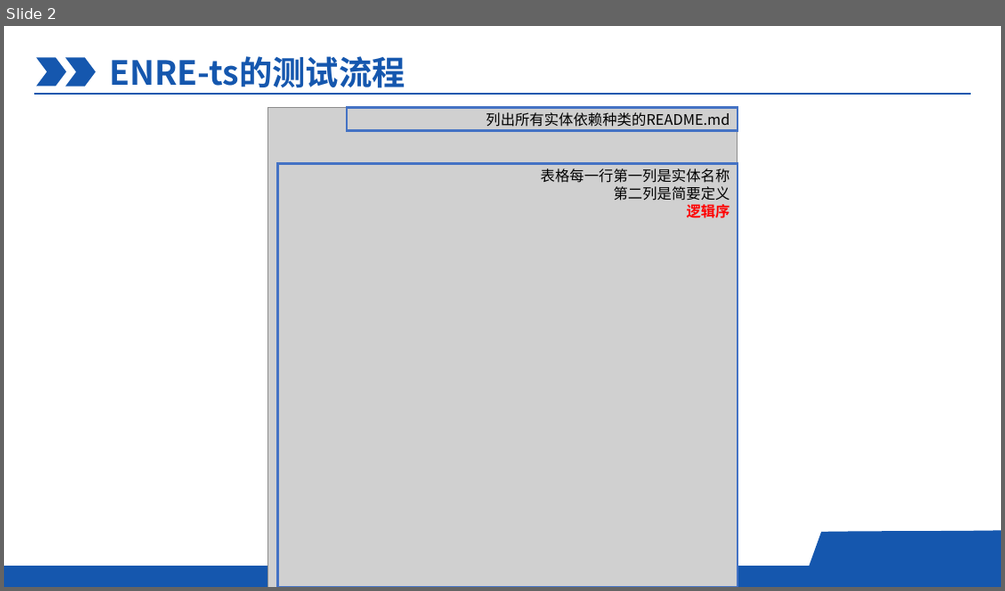
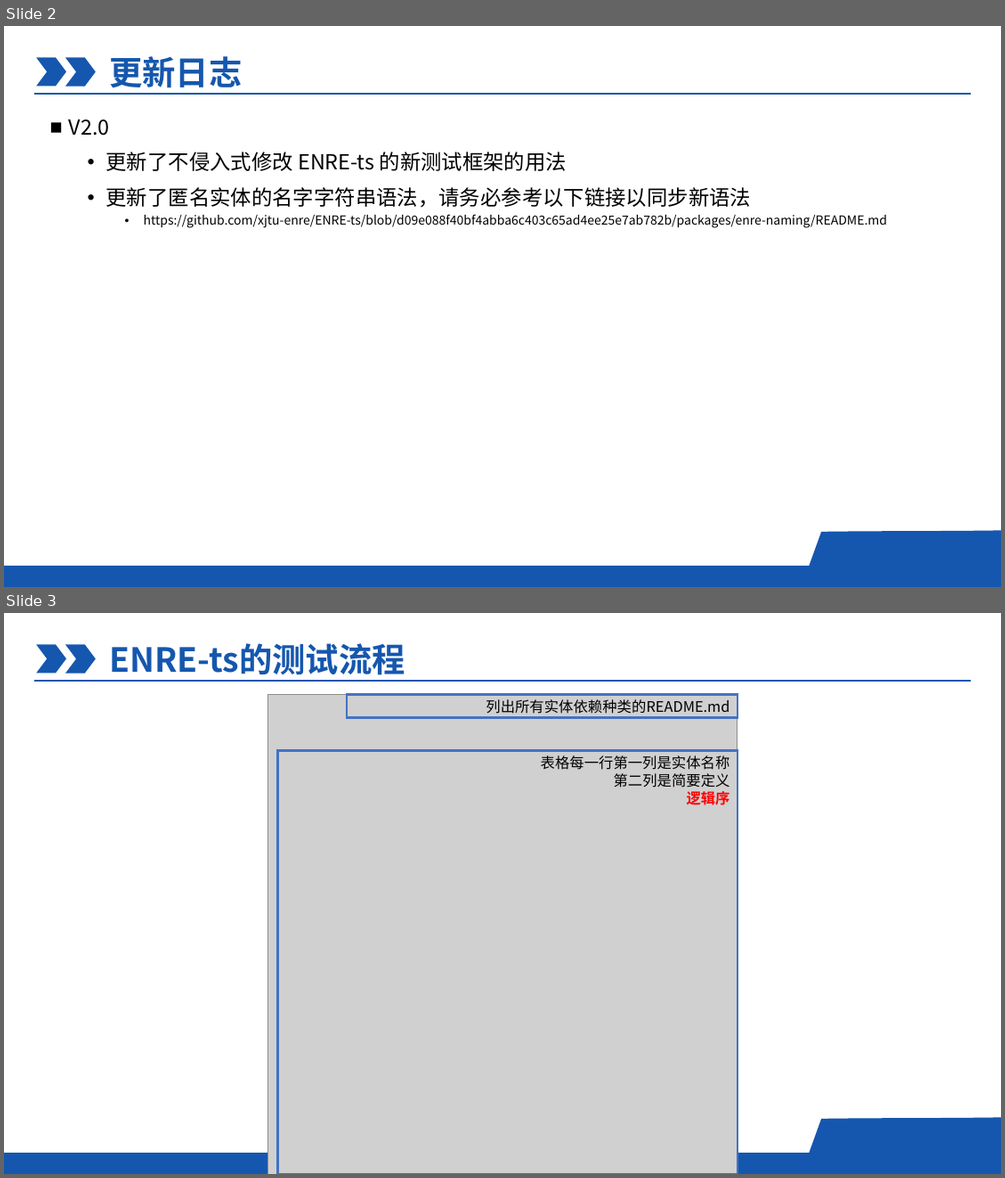
Before and after one commit to xjtu-enre/ENRE-workflow, a slide deck: DocTestGuide_CHS.pptx. Shown one above the other, each under a label of ours: slide 2 before the commit, slides 2 and 3 after it. The pictures are 1005x591 and 1005x1178 pixels, drawn with LibreOffice and Linux fonts; fonts in the diff are those of the drawing; grey boxes stand for pictures; background and template pictures are left out. Boxes give left, top, right and bottom in pixels: in the first picture for what was removed or moved away, otherwise in the second. Text is boxed around its words. In the diff, an @@ line names an element or a change of style, - is before the commit and + after.

```diff
--- a/DocTestGuide_CHS.pptx
+++ b/DocTestGuide_CHS.pptx
@@ slide 2 added at (x1=4, y1=26, x2=1001, y2=587), background #FFFFFF; not listed: 5 template elements that a slide beside it also shows @@
@@ text added at (x1=109, y1=56, x2=242, y2=94), 32 pt, text #1557AE, bold @@
+更新日志
@@ text added at (x1=69, y1=119, x2=887, y2=228), 12 pt, text #000000 @@
+■ V2.0
+  • 更新了不侵入式修改 ENRE-ts 的新测试框架的用法
+  • 更新了匿名实体的名字字符串语法，请务必参考以下链接以同步新语法
+    • https://github.com/xjtu-enre/ENRE-ts/blob/d09e088f40bf4abba6c403c65ad4ee25e7ab782b/packages/enre-naming/README.md
@@ what was slide 2 is now slide 3 @@
```
Also in this commit, not shown: 9 slides changed, 2 slides removed.
